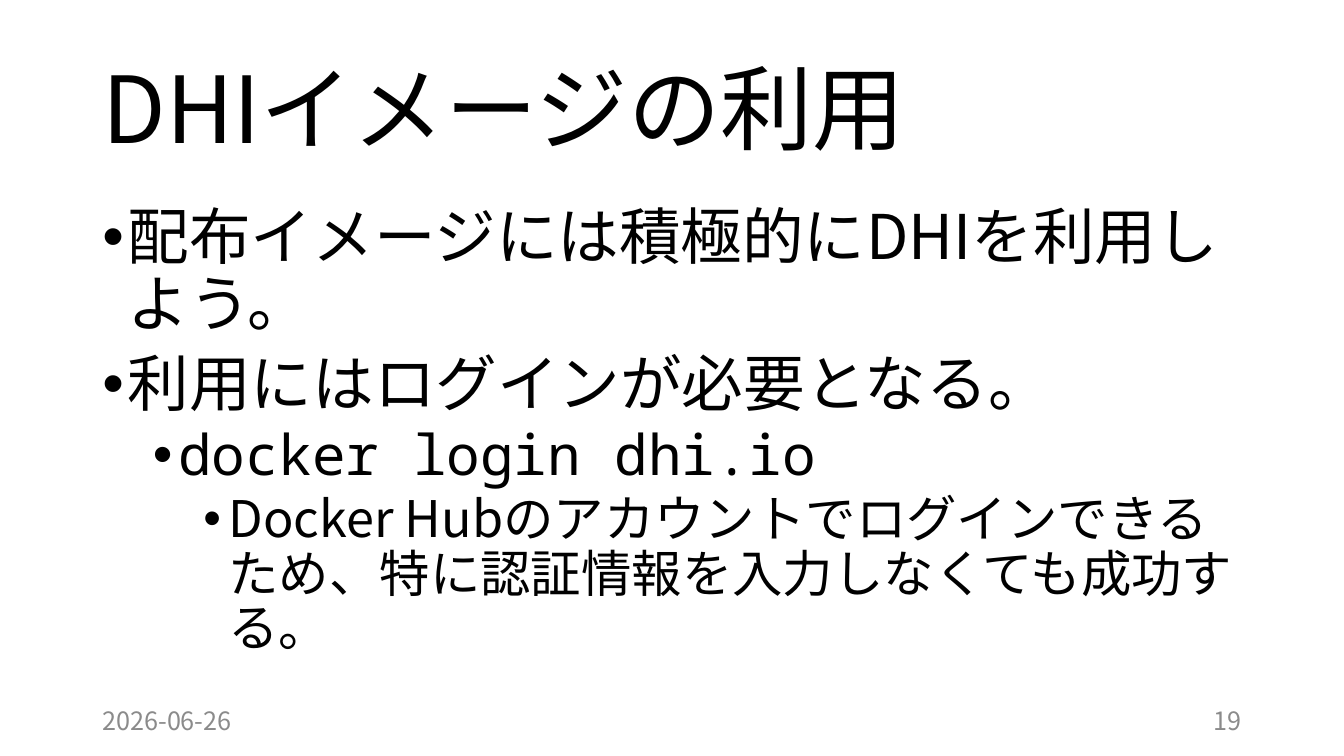
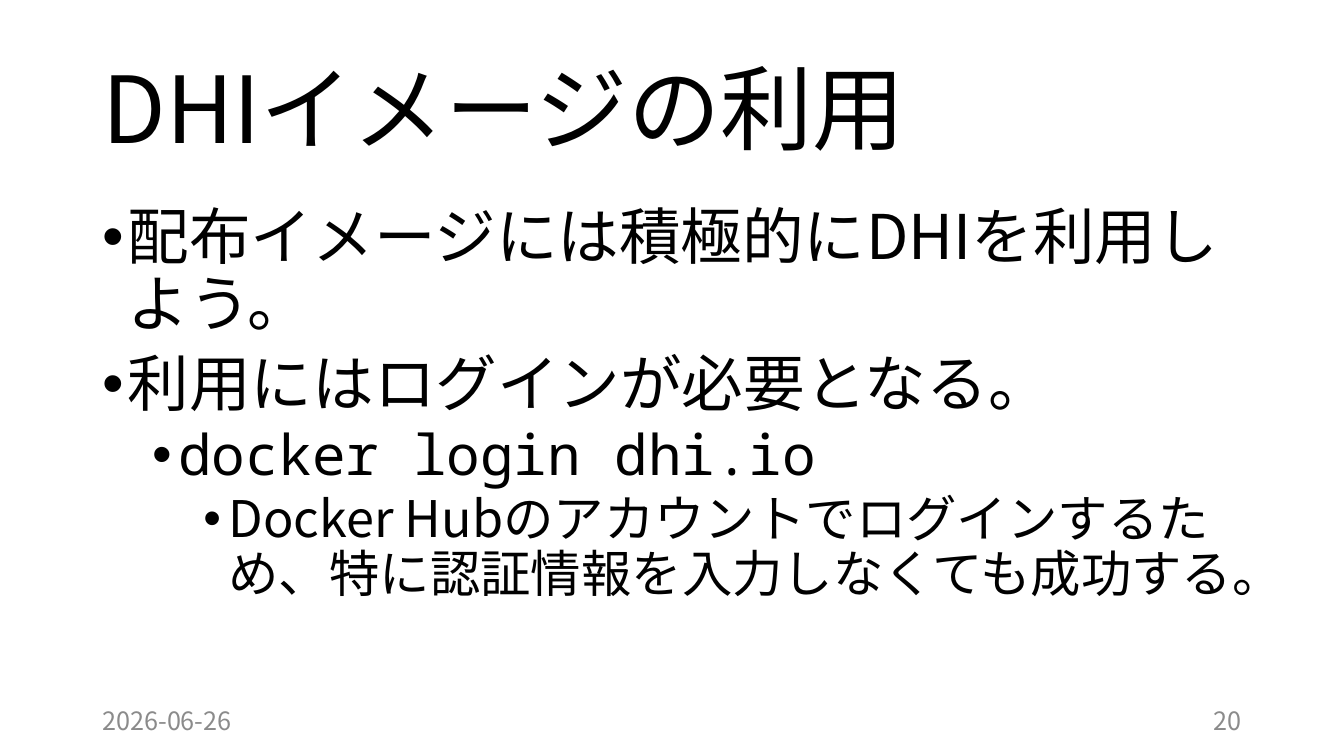
Before and after one commit to tamada/2026empirical, a slide deck: slide 20 of 20260626.pptx (slide 19 before the commit). Drawn at 1344x756 pixels with LibreOffice and Linux fonts; fonts in the diff are those of the drawing. Boxes give left, top, right and bottom in pixels: in the first picture for what was removed or moved away, otherwise in the second. Text is boxed around its words. In the diff, an @@ line names an element or a change of style, - is before the commit and + after.

```diff
--- a/20260626.pptx
+++ b/20260626.pptx
@@ text at bbox=[228, 497, 1282, 596]: text changed @@
-    • Docker Hubのアカウントでログインできるため、特に認証情報を入力しなくても成功する。
+    • Docker Hubのアカウントでログインするため、特に認証情報を入力しなくても成功する。
@@ page number at bbox=[1213, 711, 1241, 730]: text changed @@
-19
+20
```
Also in this commit, not shown: 2 other slides changed, 11 slides added, 1 slide removed, 16 other files.
